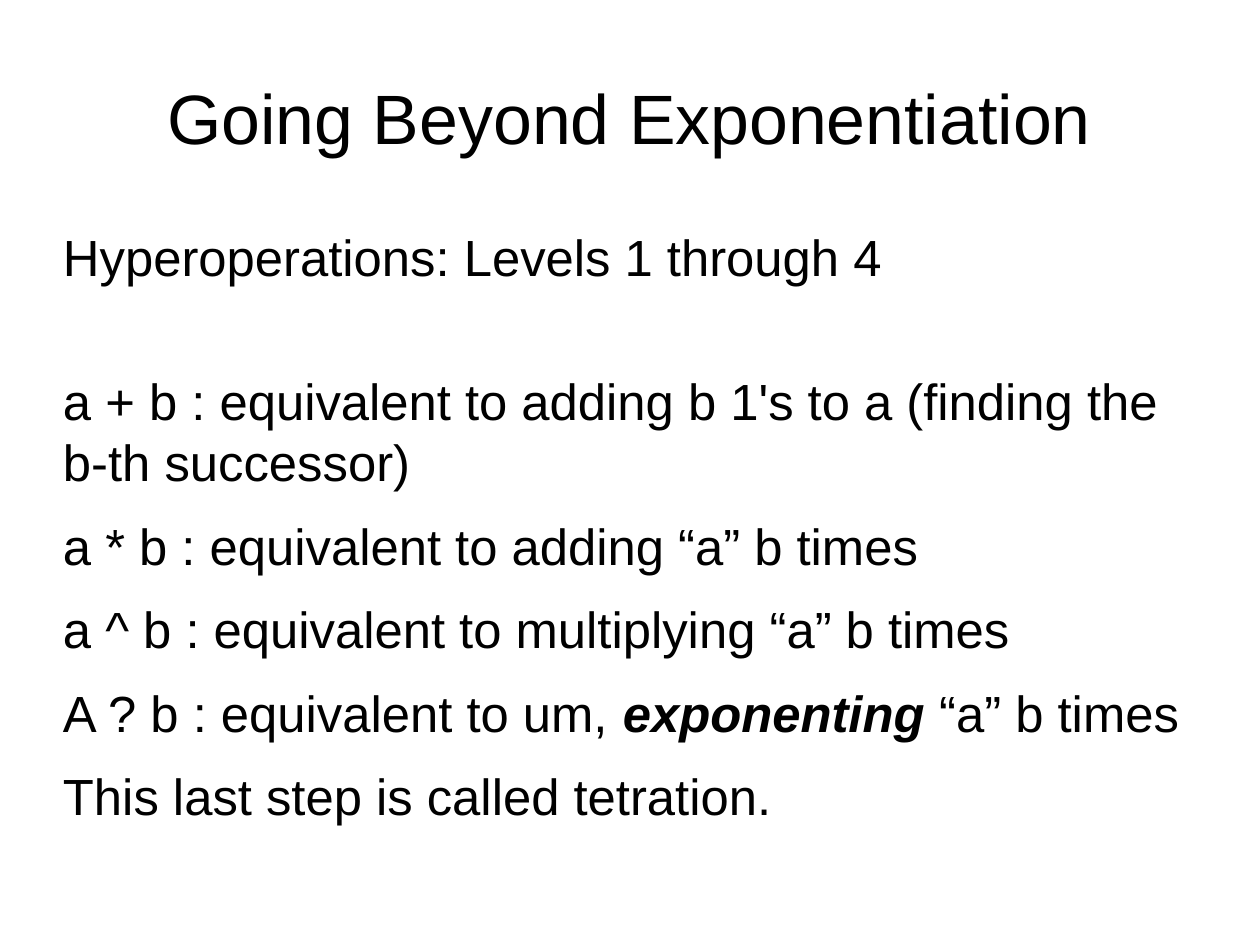
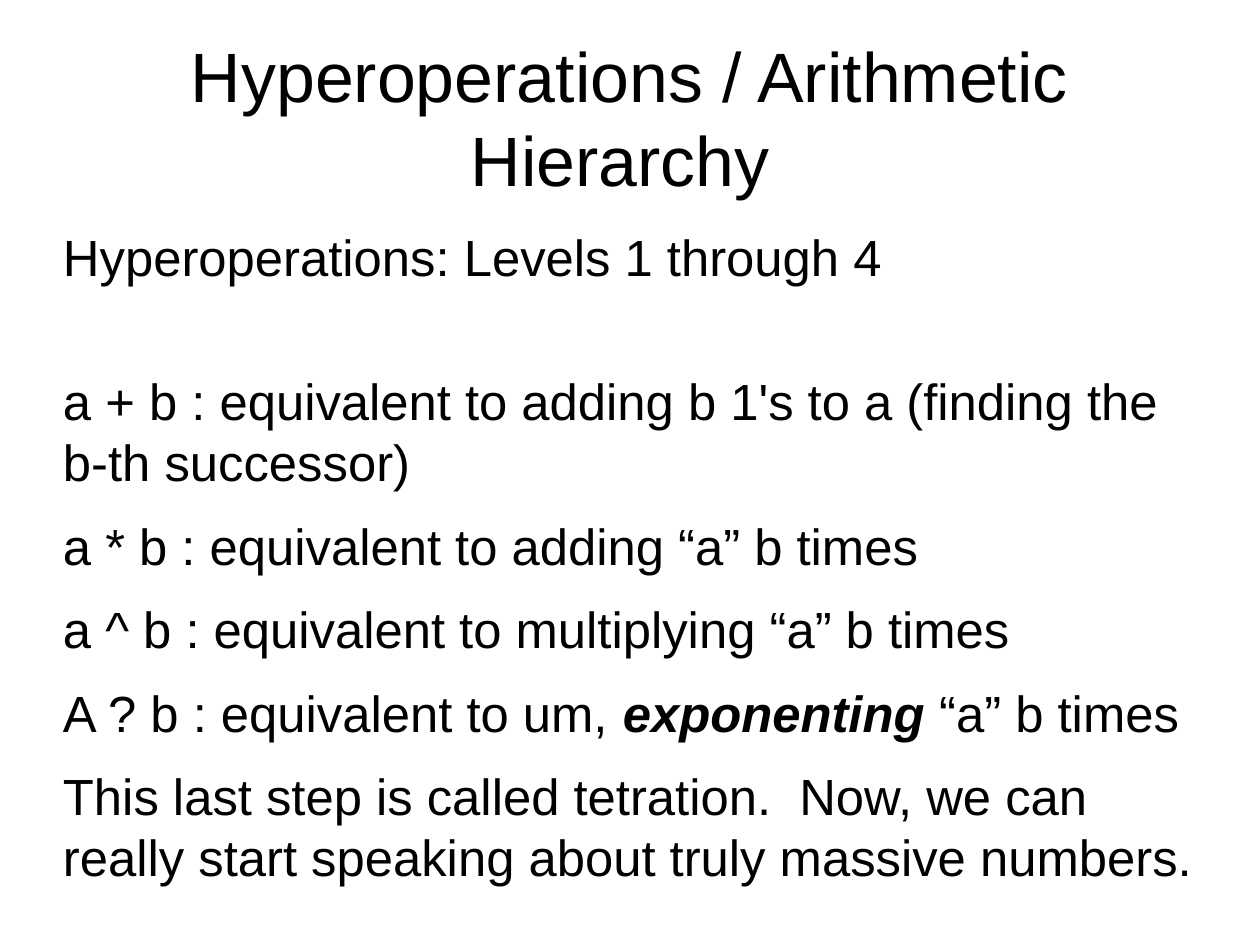
Before and after one commit to grandpascorpion/canon, a slide deck: slide 29 of goBigOrGoHome.odp (slide 30 before the commit). Drawn at 1260x945 pixels with LibreOffice and Linux fonts; fonts in the diff are those of the drawing. Boxes give left, top, right and bottom in pixels: in the first picture for what was removed or moved away, otherwise in the second. Text is boxed around its words. In the diff, an @@ line names an element or a change of style, - is before the commit and + after.

```diff
--- a/goBigOrGoHome.odp
+++ b/goBigOrGoHome.odp
@@ title at [191,51,1067,199]: text changed @@
-Going Beyond Exponentiation
+Hyperoperations / Arithmetic Hierarchy
@@ text at [63,778,1192,887]: text changed @@
-This last step is called tetration.
+This last step is called tetration. Now, we can really start speaking about truly massive numbers.
```
Also in this commit, not shown: 15 other slides changed, 33 slides added, 4 slides removed, 12 other files.
